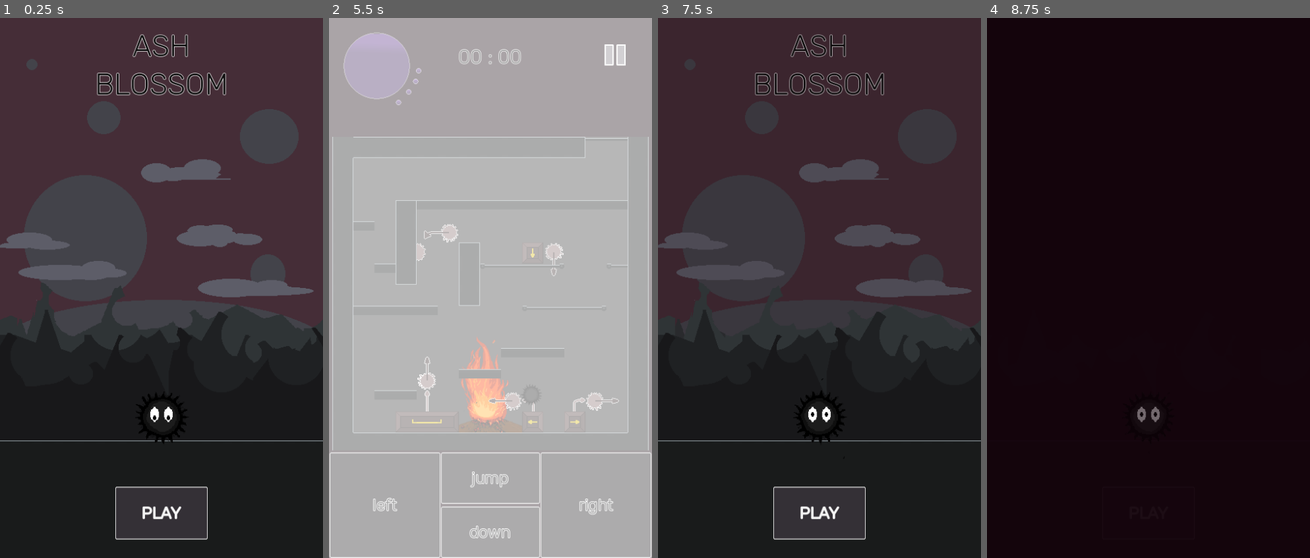
Above: before the commit, frames 1-4 (left to right).
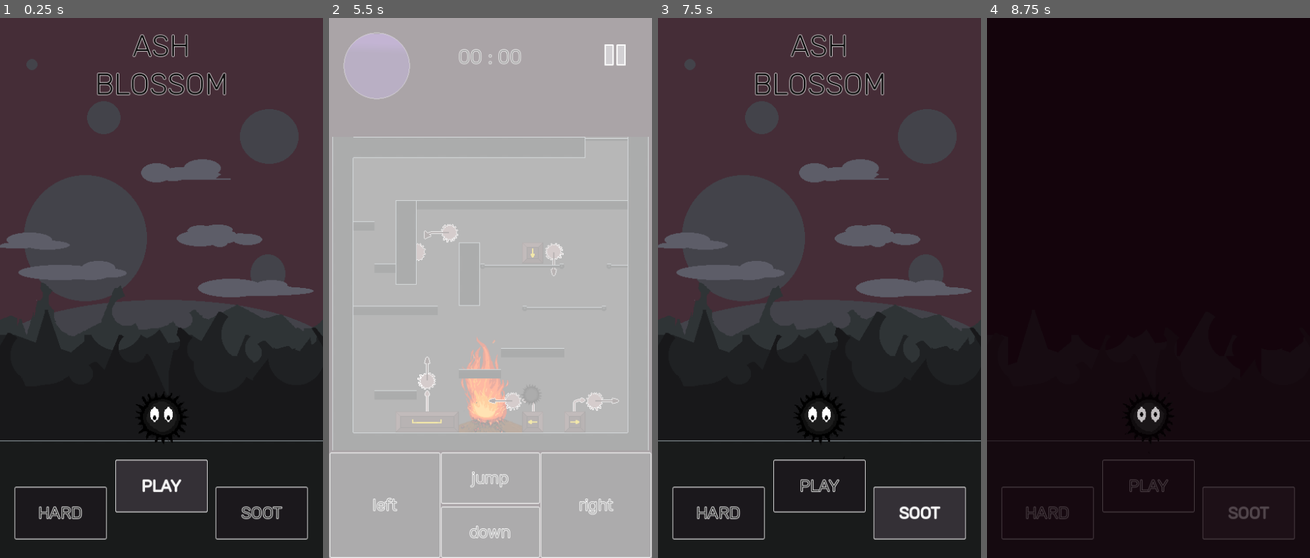
Above: after the commit, the same moments.

Repository: Arctia/42-GameJam
Game: Godot game, scene res://src/UI/title_screen.tscn
Same seed, same stepped clock (60 frames per second), same inputs: the game is played once before the commit and once after it. Sound files missing from this copy of the repository are replaced by a short silence.
Inputs (mouse positions are in pixels of both pictures, inside the frame that each line leads up to):
- Up to frame 1 (0.25 s): no input
- Up to frame 2 (5.5 s): click "PLAY" (after the commit: "HARD") at 0.5 s; click "PLAY" (after the commit: "SOOT") at 1.25 s; click "PLAY" at 2 s; click "PLAY" at 2.75 s; click "skip" at 3.5 s; click "skip" at 4.25 s; tap Enter at 5 s; hold Right (move_right) from 5.03 s (still down); hold Down (duck) from 5.03 s (still down); tap Space (jump) at 5.27 s
- Up to frame 3 (7.5 s): release Right (move_right) at 5.75 s; release Down (duck) at 5.75 s; click (945, 55) at 5.75 s; click "Title" at 6.5 s; tap Space (jump) at 7.25 s; hold Right (move_right) from 7.28 s (still down); tap Down (duck) at 7.35 s
- Up to frame 4 (8.75 s): tap Space (jump) at 7.52 s; release Right (move_right) at 8.03 s; hold A (move_left) from 8.03 s (still down); hold Down (duck) from 8.03 s (still down)

The runs differ from the first frame. In frame 1, 4.0% of the frame differs, in the area x 4-96%, y 81-97%; in frame 2, less than 0.1%; in frame 3, 6.6%, in the area x 4-96%, y 3-97%; in frame 4, 1.2%.

Commit message:
Hard & Soot mode addition

Diff:
--- a/src/UI/game_screen.gd
+++ b/src/UI/game_screen.gd
@@ -127,7 +127,11 @@
 func _on_ash_respawn_signal():
 	%ash.position = self.last_checkpoint
 
+# dissolve to game over
 func _on_ash_game_over():
+	$AnimationPlayer.play("GameOver")
+
+func _back_to_title():
 	self.get_tree().change_scene_to_file("res://src/UI/title_screen.tscn")
 
 var timestamp_endgame:String
@@ -145,7 +149,6 @@
 var inte:int = 0
 
 func _on_dialogue_control_2_exited():
-	print("hi")
 	if inte == 0:
 		$DialogueControl2.process_mode = Node.PROCESS_MODE_INHERIT
 		var dia = "Congratulations
@@ -157,3 +160,8 @@
 		inte = 1
 	else:
 		get_tree().change_scene_to_file("res://src/Credits.tscn")
+
+
+func _on_animation_player_animation_finished(anim_name):
+	if anim_name == "GameOver":
+		_back_to_title()
--- a/src/UI/game_screen.tscn
+++ b/src/UI/game_screen.tscn
@@ -115,6 +115,54 @@
 "update": 0,
 "values": [Color(0.0784314, 0.0156863, 0.0470588, 1)]
 }
+tracks/8/type = "value"
+tracks/8/imported = false
+tracks/8/enabled = true
+tracks/8/path = NodePath("GameOverRect:color")
+tracks/8/interp = 1
+tracks/8/loop_wrap = true
+tracks/8/keys = {
+"times": PackedFloat32Array(0),
+"transitions": PackedFloat32Array(1),
+"update": 0,
+"values": [Color(1, 1, 1, 0)]
+}
+tracks/9/type = "value"
+tracks/9/imported = false
+tracks/9/enabled = true
+tracks/9/path = NodePath("GameOverRect:visible")
+tracks/9/interp = 1
+tracks/9/loop_wrap = true
+tracks/9/keys = {
+"times": PackedFloat32Array(0),
+"transitions": PackedFloat32Array(1),
+"update": 1,
+"values": [false]
+}
+tracks/10/type = "value"
+tracks/10/imported = false
+tracks/10/enabled = true
+tracks/10/path = NodePath("HUD/LIFE:visible")
+tracks/10/interp = 1
+tracks/10/loop_wrap = true
+tracks/10/keys = {
+"times": PackedFloat32Array(0),
+"transitions": PackedFloat32Array(1),
+"update": 1,
+"values": [true]
+}
+tracks/11/type = "value"
+tracks/11/imported = false
+tracks/11/enabled = true
+tracks/11/path = NodePath("AudioStreamPlayer:volume_db")
+tracks/11/interp = 1
+tracks/11/loop_wrap = true
+tracks/11/keys = {
+"times": PackedFloat32Array(0),
+"transitions": PackedFloat32Array(1),
+"update": 0,
+"values": [0.0]
+}
 
 [sub_resource type="Animation" id="Animation_cd4ad"]
 resource_name = "game_end"
@@ -232,8 +280,61 @@
 "values": [true]
 }
 
+[sub_resource type="Animation" id="Animation_4tu3b"]
+resource_name = "GameOver"
+length = 4.0
+tracks/0/type = "value"
+tracks/0/imported = false
+tracks/0/enabled = true
+tracks/0/path = NodePath("GameOverRect:color")
+tracks/0/interp = 1
+tracks/0/loop_wrap = true
+tracks/0/keys = {
+"times": PackedFloat32Array(0, 2.5),
+"transitions": PackedFloat32Array(1, 1),
+"update": 0,
+"values": [Color(0, 0, 0, 0), Color(0.0784314, 0.0156863, 0.0470588, 1)]
+}
+tracks/1/type = "value"
+tracks/1/imported = false
+tracks/1/enabled = true
+tracks/1/path = NodePath("GameOverRect:visible")
+tracks/1/interp = 1
+tracks/1/loop_wrap = true
+tracks/1/keys = {
+"times": PackedFloat32Array(0.1),
+"transitions": PackedFloat32Array(1),
+"update": 1,
+"values": [true]
+}
+tracks/2/type = "value"
+tracks/2/imported = false
+tracks/2/enabled = true
+tracks/2/path = NodePath("HUD/LIFE:visible")
+tracks/2/interp = 1
+tracks/2/loop_wrap = true
+tracks/2/keys = {
+"times": PackedFloat32Array(0.1),
+"transitions": PackedFloat32Array(1),
+"update": 1,
+"values": [false]
+}
+tracks/3/type = "value"
+tracks/3/imported = false
+tracks/3/enabled = true
+tracks/3/path = NodePath("AudioStreamPlayer:volume_db")
+tracks/3/interp = 1
+tracks/3/loop_wrap = true
+tracks/3/keys = {
+"times": PackedFloat32Array(0, 2.5),
+"transitions": PackedFloat32Array(1, 1),
+"update": 0,
+"values": [0.0, -30.919]
+}
+
 [sub_resource type="AnimationLibrary" id="AnimationLibrary_0yilx"]
 _data = {
+"GameOver": SubResource("Animation_4tu3b"),
 "RESET": SubResource("Animation_fw3uj"),
 "game_end": SubResource("Animation_cd4ad"),
 "remove_flash": SubResource("Animation_svib0")
@@ -488,6 +589,13 @@
 wait_time = 5.0
 one_shot = true
 
+[node name="GameOverRect" type="ColorRect" parent="."]
+visible = false
+layout_mode = 0
+offset_right = 501.0
+offset_bottom = 859.0
+color = Color(1, 1, 1, 0)
+
 [connection signal="new_level" from="Game/GameMap" to="." method="_to_new_level"]
 [connection signal="death_signal" from="Game/ash" to="." method="_on_ash_death_signal"]
 [connection signal="game_end" from="Game/ash" to="." method="_move_game"]
@@ -498,6 +606,7 @@
 [connection signal="btn_yaxis" from="HUD/gamebuttons" to="Game/ash" method="set_btn_yaxis"]
 [connection signal="finished" from="Node/fire" to="." method="_on_fire_finished"]
 [connection signal="exited" from="DialogueControl2" to="." method="_on_dialogue_control_2_exited"]
+[connection signal="animation_finished" from="AnimationPlayer" to="." method="_on_animation_player_animation_finished"]
 [connection signal="timeout" from="Timer" to="." method="_game_end_game"]
 
 [editable path="HUD"]
--- a/src/UI/title_screen.gd
+++ b/src/UI/title_screen.gd
@@ -3,7 +3,9 @@
 func _ready():
 	$CenterContainer/btn_start_game.grab_focus()
 
-func _start_game():
+func _start_game(mode:int=0):
+	if mode == 1: Game.hard_mode = true
+	elif mode == 2: Game.god_mode = true
 	$AnimationPlayer.play("flashing")
 	$Node2D/ash/AnimationPlayer.play("LookAtMe")
 #	$Node2D/ash/AnimationPlayer.seek(0.3)
--- a/src/UI/title_screen.tscn
+++ b/src/UI/title_screen.tscn
@@ -230,7 +230,8 @@
 anchor_top = 1.0
 anchor_right = 1.0
 anchor_bottom = 1.0
-offset_top = -136.0
+offset_top = -177.0
+offset_bottom = -41.0
 grow_horizontal = 2
 grow_vertical = 0
 
@@ -240,6 +241,44 @@
 layout_mode = 2
 text = "PLAY"
 
+[node name="CenterContainer2" type="CenterContainer" parent="."]
+z_index = 3
+custom_minimum_size = Vector2(0, 136)
+layout_mode = 1
+anchors_preset = 12
+anchor_top = 1.0
+anchor_right = 1.0
+anchor_bottom = 1.0
+offset_top = -136.0
+offset_right = -305.0
+grow_horizontal = 2
+grow_vertical = 0
+
+[node name="btn_start_game" type="Button" parent="CenterContainer2"]
+process_mode = 3
+custom_minimum_size = Vector2(120, 80)
+layout_mode = 2
+text = "HARD"
+
+[node name="CenterContainer3" type="CenterContainer" parent="."]
+z_index = 3
+custom_minimum_size = Vector2(0, 136)
+layout_mode = 1
+anchors_preset = 12
+anchor_top = 1.0
+anchor_right = 1.0
+anchor_bottom = 1.0
+offset_left = 305.0
+offset_top = -136.0
+grow_horizontal = 2
+grow_vertical = 0
+
+[node name="btn_start_game" type="Button" parent="CenterContainer3"]
+process_mode = 3
+custom_minimum_size = Vector2(120, 80)
+layout_mode = 2
+text = "SOOT"
+
 [node name="ColorRect" type="ColorRect" parent="."]
 layout_mode = 1
 anchors_preset = 15
@@ -315,4 +354,6 @@
 autoplay = true
 
 [connection signal="pressed" from="CenterContainer/btn_start_game" to="." method="_start_game"]
+[connection signal="pressed" from="CenterContainer2/btn_start_game" to="." method="_start_game" binds= [1]]
+[connection signal="pressed" from="CenterContainer3/btn_start_game" to="." method="_start_game" binds= [2]]
 [connection signal="animation_finished" from="AnimationPlayer" to="." method="_on_animation_player_animation_finished"]
--- a/src/entities/ash.gd
+++ b/src/entities/ash.gd
@@ -44,6 +44,7 @@
 
 func _ready():
 	FRICTION = ACC
+	if Game.god_mode: self.lives = 1
 
 func _physics_process(delta):
 	if self.deactivate: return
@@ -246,6 +247,7 @@
 	if not invincible:
 		$Sprite2D.material.set_shader_parameter("damaged", !self.invincible)
 		ashes_amount -= damage
+		if Game.hard_mode or Game.god_mode: ashes_amount = 0
 		self.invincible = true
 		$Timer.start(self.inv_time)
 		got_hit.emit()
--- a/src/game.gd
+++ b/src/game.gd
@@ -1,6 +1,8 @@
 extends Node
 
 var pausable : bool = true
+var hard_mode : bool = false
+var god_mode : bool = false
 
 func is_pausable() -> bool:
 	if not pausable:
Not shown: 1 places in src/UI/game_screen.tscn that only renumber resources
